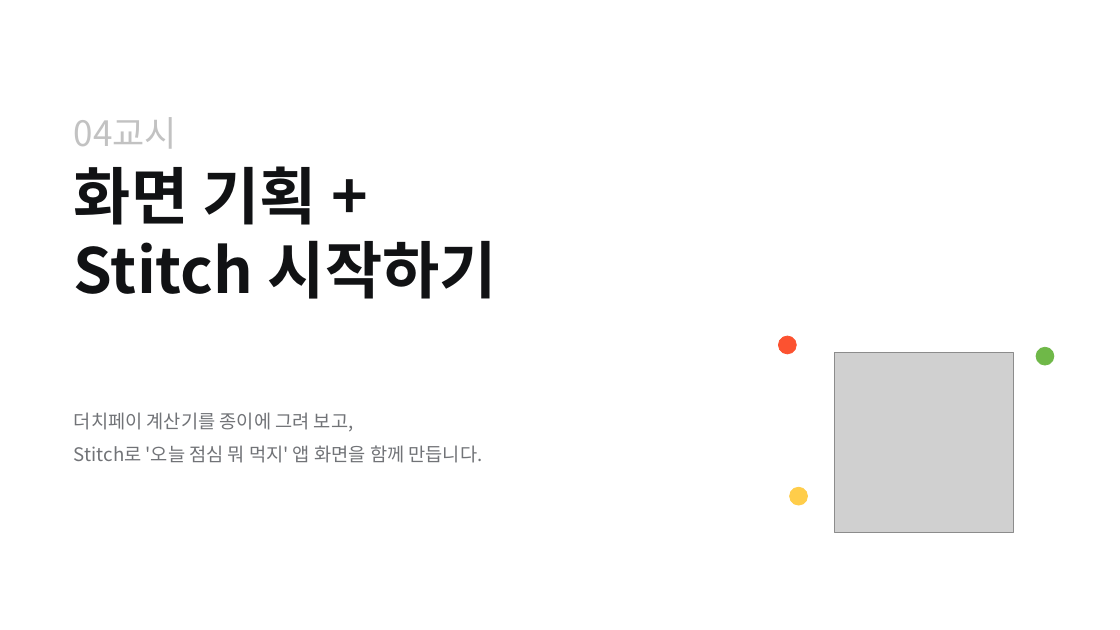
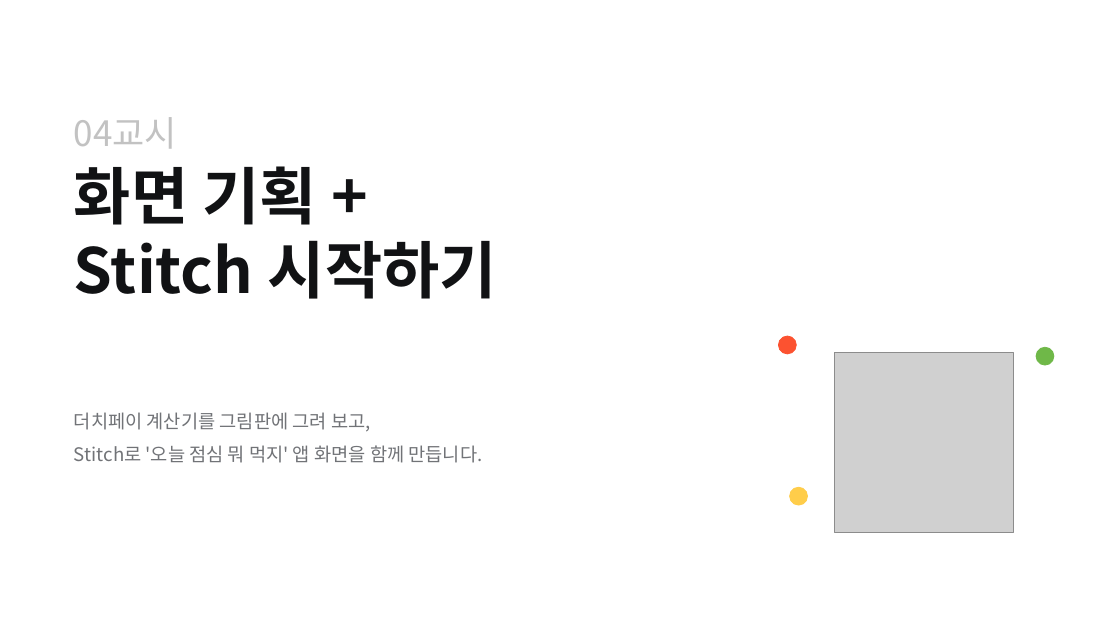
Before and after one commit to pa3757/KPX_knewdeal, a slide deck: slide 21 of instructor/2일차_바이브코딩_Stitch.pptx. Drawn at 1120x630 pixels with LibreOffice and Linux fonts; fonts in the diff are those of the drawing; grey boxes stand for pictures; background and template pictures are left out. Boxes give left, top, right and bottom in pixels: in the first picture for what was removed or moved away, otherwise in the second. Text is boxed around its words. In the diff, an @@ line names an element or a change of style, - is before the commit and + after.

```diff
--- a/instructor/2일차_바이브코딩_Stitch.pptx
+++ b/instructor/2일차_바이브코딩_Stitch.pptx
@@ text at (74, 412, 371, 432): text changed @@
-더치페이 계산기를 종이에 그려 보고,
+더치페이 계산기를 그림판에 그려 보고,
```
Also in this commit, not shown: 5 other slides changed, 17 other files.
